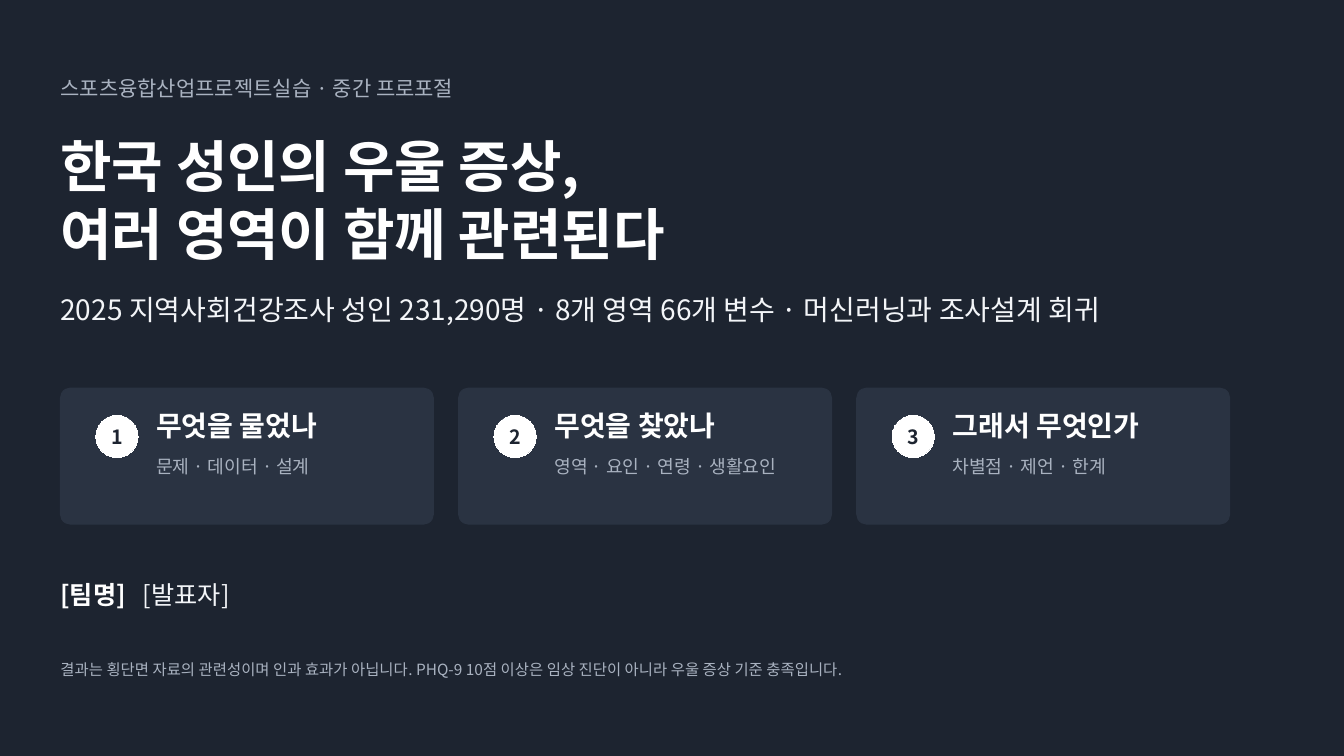
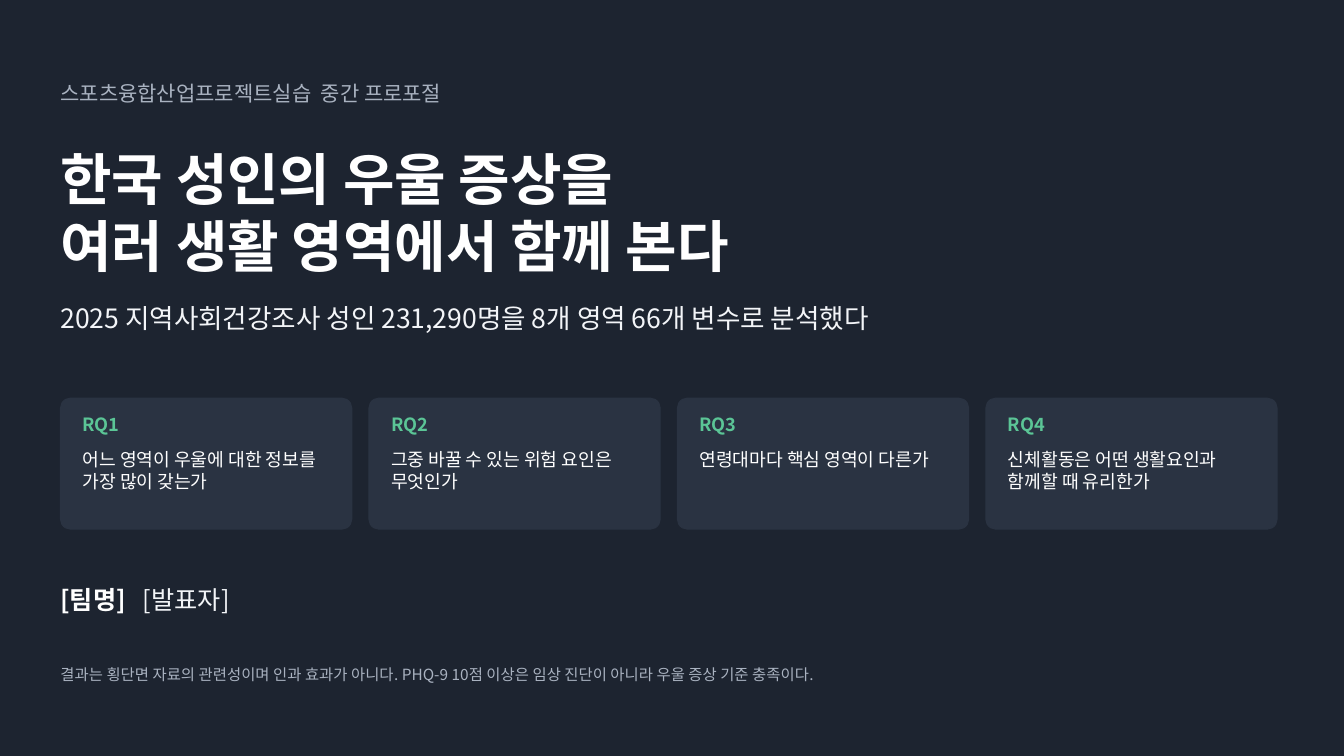
Before and after one commit to 202103116-stack/Depression_MultiDomain_Capstone, a slide deck: slide 1 of presentation/proposal_v2.pptx. Drawn at 1344x756 pixels with LibreOffice and Linux fonts; fonts in the diff are those of the drawing. Boxes give left, top, right and bottom in pixels: in the first picture for what was removed or moved away, otherwise in the second. Text is boxed around its words. In the diff, an @@ line names an element or a change of style, - is before the commit and + after.

```diff
--- a/presentation/proposal_v2.pptx
+++ b/presentation/proposal_v2.pptx
@@ text at bbox=[60, 83, 441, 103]: text changed @@
-스포츠융합산업프로젝트실습 · 중간 프로포절
+스포츠융합산업프로젝트실습 중간 프로포절
@@ text at bbox=[60, 153, 729, 272]: text changed @@
-한국 성인의 우울 증상,
-여러 영역이 함께 관련된다
+한국 성인의 우울 증상을
+여러 생활 영역에서 함께 본다
@@ text at bbox=[60, 306, 869, 333]: text changed; size 20 to 19 pt @@
-2025 지역사회건강조사 성인 231,290명 · 8개 영역 66개 변수 · 머신러닝과 조사설계 회귀
+2025 지역사회건강조사 성인 231,290명을 8개 영역 66개 변수로 분석했다
@@ rounded rectangle: place and size @@
-rounded rectangle at bbox=[60, 388, 434, 524]
+rounded rectangle at bbox=[60, 398, 352, 529]
@@ text added at bbox=[83, 417, 120, 435], 13 pt, text #5BC596, bold @@
+RQ1
@@ ellipse removed at bbox=[96, 415, 138, 458] @@
-1
@@ proportions changed in 3 elements at bbox=[60, 398, 352, 529], bbox=[986, 398, 1277, 529], bbox=[369, 398, 660, 529] @@
@@ rounded rectangle: place and size @@
-rounded rectangle at bbox=[459, 388, 832, 524]
+rounded rectangle at bbox=[369, 398, 660, 529]
@@ text added at bbox=[391, 417, 428, 435], 13 pt, text #5BC596, bold @@
+RQ2
@@ ellipse removed at bbox=[494, 415, 536, 458] @@
-2
@@ text removed at bbox=[554, 412, 715, 439] @@
-무엇을 찾았나
@@ rounded rectangle added at bbox=[678, 398, 969, 529], fill #2A3342, outline #2A3342 0.75 pt @@
@@ text at bbox=[700, 417, 737, 435]: text changed; text colour #A9B2C0 to #5BC596; bold on @@
-영역 · 요인 · 연령 · 생활요인
+RQ3
@@ ellipse removed at bbox=[892, 415, 935, 458] @@
-3
@@ rounded rectangle: place and size @@
-rounded rectangle at bbox=[857, 388, 1230, 524]
+rounded rectangle at bbox=[986, 398, 1277, 529]
@@ text at bbox=[1008, 417, 1045, 435]: text changed; size 20 to 13 pt; text colour #FFFFFF to #5BC596 @@
-그래서 무엇인가
+RQ4
@@ text at bbox=[83, 451, 316, 490]: text changed; size 20 to 13 pt; bold off @@
-무엇을 물었나
+어느 영역이 우울에 대한 정보를 가장 많이 갖는가
@@ text removed at bbox=[156, 458, 309, 475] @@
-문제 · 데이터 · 설계
@@ text added at bbox=[391, 450, 612, 490], 13 pt, text #FFFFFF @@
+그중 바꿀 수 있는 위험 요인은 무엇인가
@@ text added at bbox=[700, 451, 929, 468], 13 pt, text #FFFFFF @@
+연령대마다 핵심 영역이 다른가
@@ text at bbox=[1008, 451, 1217, 490]: text changed; text colour #A9B2C0 to #FFFFFF @@
-차별점 · 제언 · 한계
+신체활동은 어떤 생활요인과 함께할 때 유리한가
@@ text "[팀명] [발표자]": place and size @@
-text "[팀명] [발표자]" at bbox=[60, 583, 230, 609]
+text "[팀명] [발표자]" at bbox=[60, 588, 230, 614]
@@ text at bbox=[60, 667, 813, 683]: text changed @@
-결과는 횡단면 자료의 관련성이며 인과 효과가 아닙니다. PHQ-9 10점 이상은 임상 진단이 아니라 우울 증상 기준 충족입니다.
+결과는 횡단면 자료의 관련성이며 인과 효과가 아니다. PHQ-9 10점 이상은 임상 진단이 아니라 우울 증상 기준 충족이다.
```
Also in this commit, not shown: 12 other slides changed, 7 slides added, 4 slides removed, 11 other files.
